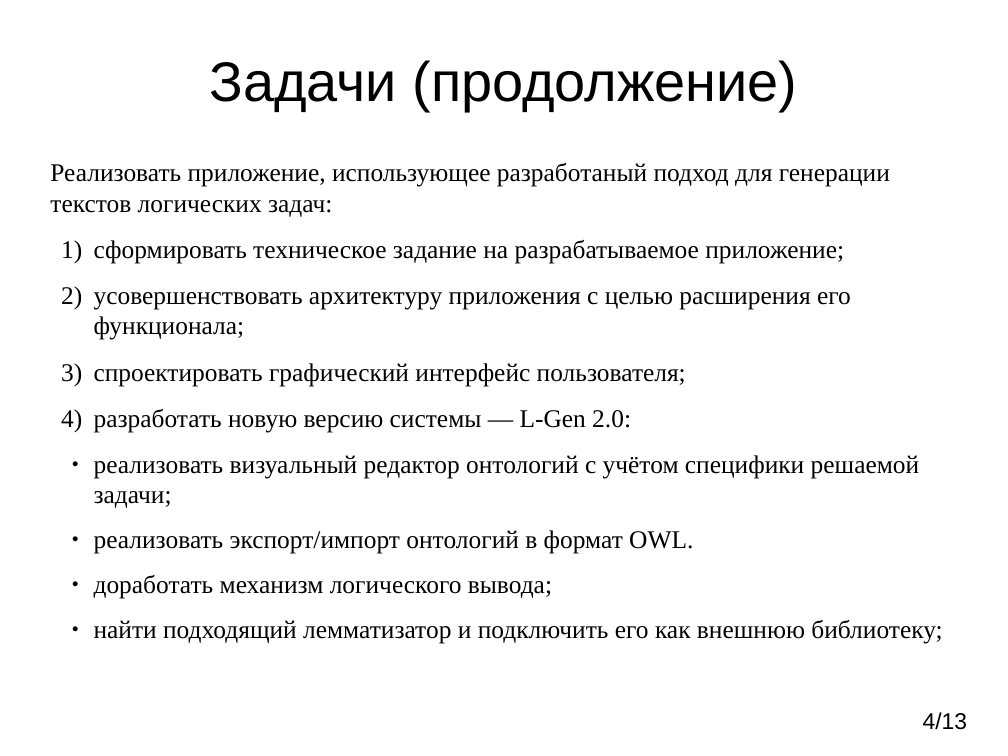
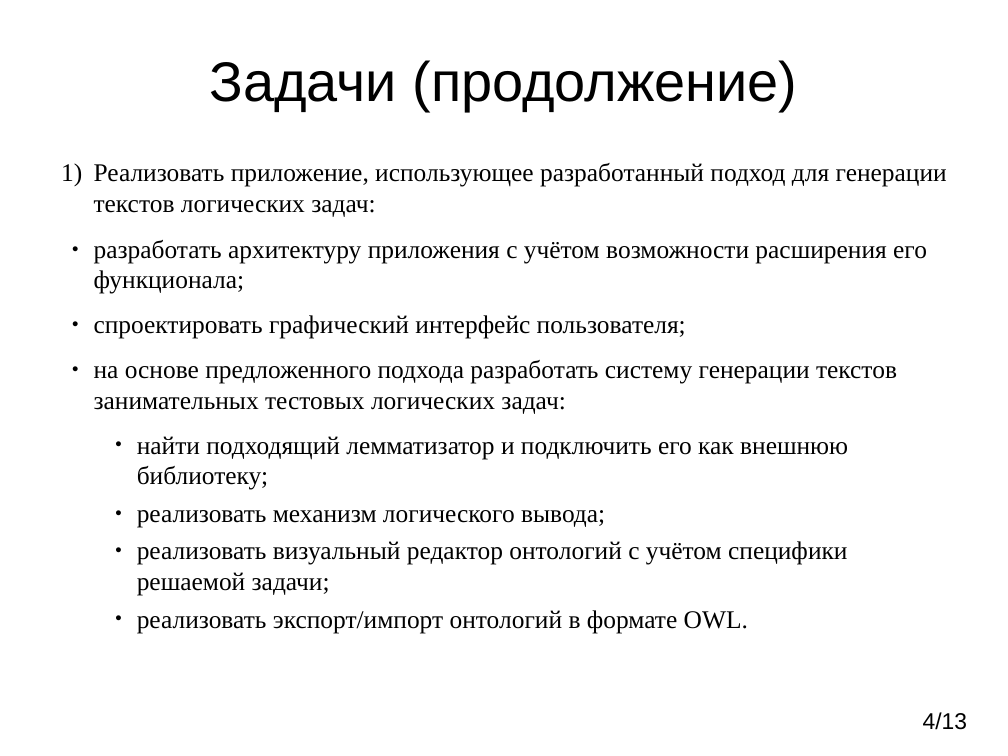
Before and after one commit to vinni-au/l-gen, a slide deck: slide 4 of Презентация.odp. Drawn at 1008x756 pixels with LibreOffice and Linux fonts; fonts in the diff are those of the drawing. Boxes give left, top, right and bottom in pixels: in the first picture for what was removed or moved away, otherwise in the second. Text is boxed around its words. In the diff, an @@ line names an element or a change of style, - is before the commit and + after.

Commit message:
Подключил лемматизатор

```diff
--- a/Презентация.odp
+++ b/Презентация.odp
@@ text at bbox=[94, 163, 947, 294]: text changed @@
-Реализовать приложение, использующее разработаный подход для генерации текстов логических задач:
-1) сформировать техническое задание на разрабатываемое приложение;
-2) усовершенствовать архитектуру приложения с целью расширения его функционала;
+1) Реализовать приложение, использующее разработанный подход для генерации текстов логических задач:
+  ● разработать архитектуру приложения с учётом возможности расширения его функционала;
@@ text at bbox=[94, 315, 847, 596]: bullet 1) to ●; list level 1 to 2 in "спроектировать графический интерфейс пользователя;"; list level 2 to 4 in "реализовать визуальный редактор онтологий с ..." @@
@@ text at bbox=[94, 360, 897, 528]: text changed @@
-4) разработать новую версию системы — L-Gen 2.0:
+  ● на основе предложенного подхода разработать систему генерации текстов занимательных тестовых логических задач:
+      ● найти подходящий лемматизатор и подключить его как внешнюю библиотеку;
+      ● реализовать механизм логического вывода;
@@ text at bbox=[137, 610, 748, 633]: text changed @@
-  ● реализовать экспорт/импорт онтологий в формат OWL.
-  ● доработать механизм логического вывода;
-  ● найти подходящий лемматизатор и подключить его как внешнюю библиотеку;
+      ● реализовать экспорт/импорт онтологий в формате OWL.
```
Also in this commit, not shown: 4 other slides changed, 57 other files.
